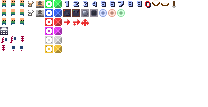
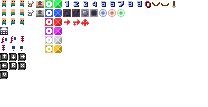
Comparing the layer stacks of the two 208 x 107 images. Changes:
added layer "Warstwa 14" above "Warstwa 13" over (x1=0, y1=71, x2=8, y2=79)
added layer "Warstwa 13" above "Warstwa 12" over (x1=18, y1=62, x2=26, y2=70)
added layer "Warstwa 12" above "Warstwa 11" over (x1=9, y1=62, x2=17, y2=70)
painted on "Warstwa 11" over (x1=0, y1=53, x2=26, y2=70)
